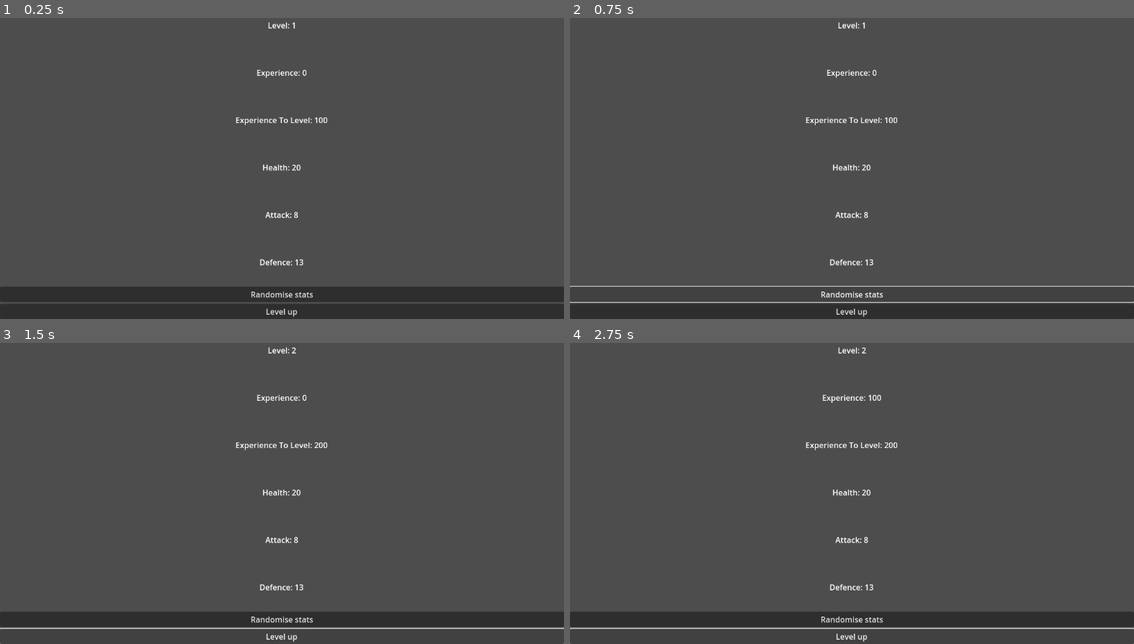
Above: before the commit, frames 1-4 (two rows, left to right).
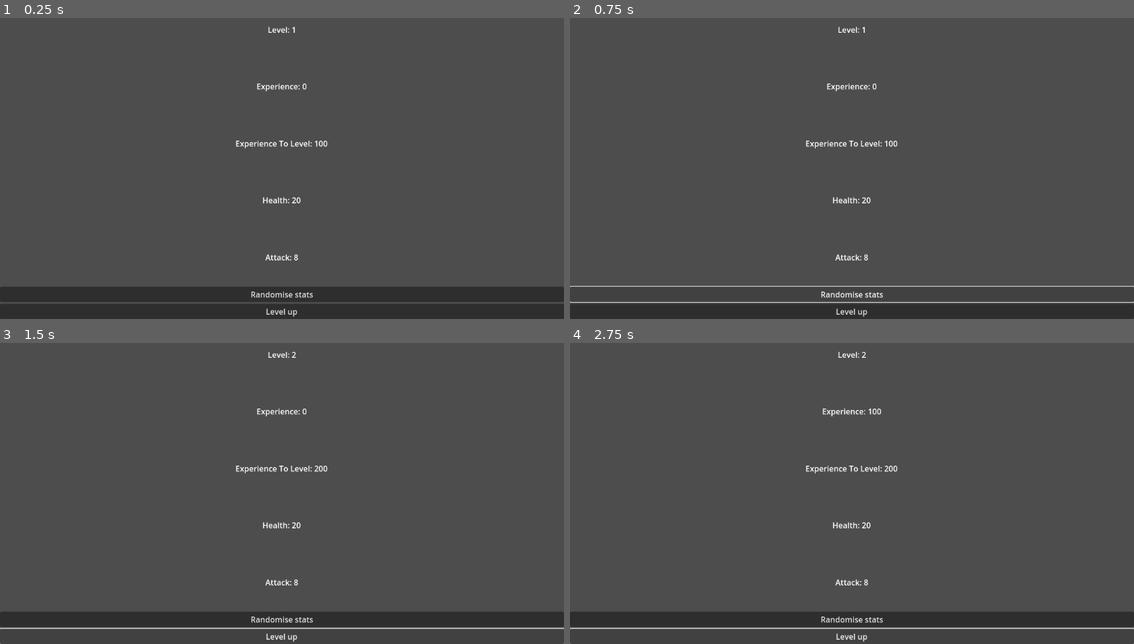
Above: after the commit, the same moments.

Repository: 69ShadesOfPeanut/secret-santa-2024
Game: Godot game, scene res://Scenes/Test/MonsterStatsTest.tscn
Same seed, same stepped clock (60 frames per second), same inputs: the game is played once before the commit and once after it. This scene is started directly instead of the project's main scene.
Inputs:
- Up to frame 1 (0.25 s): no input
- Up to frame 2 (0.75 s): click "Randomise stats" at 0.5 s
- Up to frame 3 (1.5 s): click "Level up" at 1.25 s
- Up to frame 4 (2.75 s): tap Enter at 2 s; hold D (Right) from 2.03 s (still down)

The runs differ from the first frame. In frame 1, 1.0% of the frame differs, in the area x 41-59%, y 1-83%; in frame 2, 1.0%; in frame 3, 1.0%; in frame 4, 1.0%.

Commit message:
Basic battle test
Test scene for battling. Battle system in basic state and functioning.
UI for battles working too

Diff:
--- a/Resources/MonsterStats/DefaultMonster.tres
+++ /dev/null
@@ -1,17 +0,0 @@
-[gd_resource type="Resource" script_class="MonsterStats" load_steps=2 format=3 uid="uid://n1e5sheqg8qt"]
-
-[ext_resource type="Script" path="res://Scripts/MonsterStats.gd" id="1_jkf2b"]
-
-[resource]
-script = ExtResource("1_jkf2b")
-MonsterType = "fire"
-Health = 20
-Attack = 8
-Defence = 13
-RandomiseStats = false
-MinHealth = 0
-MaxHealth = 0
-MinAttack = 0
-MaxAttack = 0
-MinDefence = 0
-MaxDefence = 0
--- /dev/null
+++ b/Scenes/Battle GUI.tscn
@@ -0,0 +1,67 @@
+[gd_scene load_steps=2 format=3 uid="uid://5wvdcrba6idj"]
+
+[ext_resource type="Script" path="res://Scripts/BattleHandler.gd" id="1_m2ge5"]
+
+[node name="BattleGui" type="Control"]
+layout_mode = 3
+anchors_preset = 15
+anchor_right = 1.0
+anchor_bottom = 1.0
+grow_horizontal = 2
+grow_vertical = 2
+script = ExtResource("1_m2ge5")
+
+[node name="MarginContainer" type="MarginContainer" parent="."]
+layout_mode = 1
+anchors_preset = 15
+anchor_right = 1.0
+anchor_bottom = 1.0
+grow_horizontal = 2
+grow_vertical = 2
+theme_override_constants/margin_left = 5
+theme_override_constants/margin_top = 5
+theme_override_constants/margin_right = 5
+theme_override_constants/margin_bottom = 5
+
+[node name="Info" type="HBoxContainer" parent="MarginContainer"]
+layout_mode = 2
+size_flags_vertical = 0
+
+[node name="YourHealth" type="Label" parent="MarginContainer/Info"]
+unique_name_in_owner = true
+layout_mode = 2
+size_flags_horizontal = 2
+size_flags_vertical = 0
+text = "Your monster health:"
+
+[node name="EnemyHealth" type="Label" parent="MarginContainer/Info"]
+unique_name_in_owner = true
+layout_mode = 2
+size_flags_horizontal = 10
+size_flags_vertical = 0
+text = "Enemy monster health:"
+
+[node name="Actions" type="HBoxContainer" parent="MarginContainer"]
+unique_name_in_owner = true
+custom_minimum_size = Vector2(0, 50)
+layout_mode = 2
+size_flags_vertical = 8
+
+[node name="Attack" type="Button" parent="MarginContainer/Actions"]
+layout_mode = 2
+size_flags_horizontal = 3
+text = "Attack"
+
+[node name="Type attack" type="Button" parent="MarginContainer/Actions"]
+layout_mode = 2
+size_flags_horizontal = 3
+text = "Type attack"
+
+[node name="Defend" type="Button" parent="MarginContainer/Actions"]
+layout_mode = 2
+size_flags_horizontal = 3
+text = "Defend"
+
+[connection signal="pressed" from="MarginContainer/Actions/Attack" to="." method="PlayerTurn" binds= ["Attack"]]
+[connection signal="pressed" from="MarginContainer/Actions/Type attack" to="." method="PlayerTurn" binds= ["Type attack"]]
+[connection signal="pressed" from="MarginContainer/Actions/Defend" to="." method="PlayerTurn" binds= ["Defend"]]
--- a/Scenes/Test/MonsterStatsTest.tscn
+++ b/Scenes/Test/MonsterStatsTest.tscn
@@ -8,14 +8,11 @@
 MonsterType = "grass"
 Health = 20
 Attack = 8
-Defence = 13
 RandomiseStats = false
 MinHealth = 5
 MaxHealth = 23
 MinAttack = 3
 MaxAttack = 15
-MinDefence = 5
-MaxDefence = 20
 
 [node name="MonsterStatsTest" type="Control"]
 layout_mode = 3
@@ -65,12 +62,6 @@
 text = "Place holder text"
 horizontal_alignment = 1
 
-[node name="Defence" type="Label" parent="VBoxContainer"]
-layout_mode = 2
-size_flags_vertical = 6
-text = "Place holder text"
-horizontal_alignment = 1
-
 [node name="Button" type="Button" parent="VBoxContainer"]
 layout_mode = 2
 text = "Randomise stats"
--- /dev/null
+++ b/Scenes/Test/TestMonsterBattle.tscn
@@ -0,0 +1,16 @@
+[gd_scene load_steps=3 format=3 uid="uid://l2wc5jo4j70k"]
+
+[ext_resource type="PackedScene" uid="uid://5wvdcrba6idj" path="res://Scenes/Battle GUI.tscn" id="1_7pm2e"]
+[ext_resource type="Script" path="res://Scripts/Test/TestMonsterBattle.gd" id="1_vgr4i"]
+
+[node name="TestMonsterBattle" type="Control"]
+layout_mode = 3
+anchors_preset = 15
+anchor_right = 1.0
+anchor_bottom = 1.0
+grow_horizontal = 2
+grow_vertical = 2
+script = ExtResource("1_vgr4i")
+
+[node name="BattleGui" parent="." instance=ExtResource("1_7pm2e")]
+layout_mode = 1
--- /dev/null
+++ b/Scripts/BattleHandler.gd
@@ -0,0 +1,154 @@
+# Script for handling battles
+extends Control
+
+# Vars
+var PlayerMonster : MonsterStats
+var EnemyMonster : MonsterStats
+var ActivePlayerTurn : bool = true
+var GameOver : bool = false
+var TypeWeakness : Dictionary = {
+	"fire": "water",
+	"water": "grass",
+	"grass": "fire"
+}
+var TurnNumber : int = 0
+# Nodes
+@onready var YourHealth : Label = get_node("%YourHealth")
+@onready var EnemyHealth : Label = get_node("%EnemyHealth")
+
+
+## Function that prepares scene for battle
+func SceneSetup(PMonster : MonsterStats, EMonster : MonsterStats):
+	PlayerMonster = PMonster
+	EnemyMonster = EMonster
+
+	await UpdateStats()
+
+## Function that updates stats on screen
+func UpdateStats():
+	YourHealth.text = "Your monster health: " + str(PlayerMonster.Health)
+	EnemyHealth.text = "Enemy monster health: " + str(EnemyMonster.Health)
+
+	# Check health for win condition
+	if PlayerMonster.Health <= 0:
+		print_rich("[b]ENEMY WINS![/b]")
+		PlayerMonster.Health = 0
+		YourHealth.text = "Your monster health: " + str(PlayerMonster.Health)
+		GameOver = true
+	if EnemyMonster.Health <= 0:
+		print_rich("[b]Player WINS![/b]")
+		EnemyMonster.Health = 0
+		EnemyHealth.text = "Enemy monster health: " + str(EnemyMonster.Health)
+		GameOver = true
+
+
+
+
+## Function to handle player turn
+func PlayerTurn(Action : String):
+	# Check if game is over
+	if GameOver == true:
+		DisableButtons()
+		return
+
+	TurnNumber += 1
+	print_rich("[b]PLAYER TURN #" + str(TurnNumber) + "[/b]")
+	print("Player does: " + Action)
+
+	# Run function based off of what butotn player presses
+	match Action:
+		"Attack":
+			Attack(PlayerMonster, EnemyMonster)
+		"Type attack":
+			TypeAttack(PlayerMonster, EnemyMonster)
+		"Defend":
+			Defend(PlayerMonster, EnemyMonster)
+
+	# Check if enemy is defended
+	# If enemy is defended, disable defence
+	if EnemyMonster.Defended == true:
+		EnemyMonster.Defended = false
+		print("Enemy monster defence now disabled")
+
+	# Make it the enemy turn
+	EnemyTurn()
+
+## Function for handling the enemy turn
+## for now it just selects a random option
+func EnemyTurn():
+	# Check if game is over
+	if GameOver == true:
+		DisableButtons()
+		return
+
+	DisableButtons()
+	print_rich("[b]ENEMY TURN #" + str(TurnNumber) + "[/b]")
+
+	# Wait before making turn (so it doesn't instantly pass)
+	await get_tree().create_timer(2.5).timeout
+
+	# Pick a random option
+	randomize()
+	var RandomOption = randi_range(1, 3)
+	match RandomOption:
+		1:
+			Attack(EnemyMonster, PlayerMonster)
+		2:
+			TypeAttack(EnemyMonster, PlayerMonster)
+		3:
+			Defend(EnemyMonster, PlayerMonster)
+
+	# Check if player is defended
+	# If player is defended, disable defence
+	if PlayerMonster.Defended == true:
+		PlayerMonster.Defended = false
+		print("Player monster defence now disabled")
+
+	DisableButtons()
+
+## Disable or enable buttons depending on turn
+func DisableButtons():
+	for B : Button in get_node("%Actions").get_children():
+		B.disabled =! B.disabled
+
+
+## Function to attacking
+func Attack(AttackingMonster : MonsterStats, DefendingMonster : MonsterStats) -> void:
+	print("Attack action")
+	# Checks if the defending enemy defended
+	if DefendingMonster.Defended == true:
+		DefendingMonster.Health -= (AttackingMonster.Attack / 1.5)
+		DefendingMonster.Defended = false
+	else:
+		DefendingMonster.Health -= AttackingMonster.Attack
+
+	print("Defending monster health is now: " + str(DefendingMonster.Health))
+	UpdateStats()
+
+## Function to type attacking
+func TypeAttack(AttackingMonster : MonsterStats, DefendingMonster : MonsterStats) -> void:
+	print("Type attack action")
+	print("Defending monster is weak to: " + TypeWeakness[DefendingMonster.MonsterType])
+	# Check if defending monster is weak to attacking
+	# if weak, do 1.5 damage. if not weak, do regular damage
+	# Also check if defending monster is defended
+	if AttackingMonster.MonsterType == TypeWeakness[DefendingMonster.MonsterType]:
+		print("Type attack success!")
+		if DefendingMonster.Defended == true:
+			print("Defending monster is defended!\nDoing regular damage")
+			Attack(AttackingMonster, DefendingMonster)
+			return
+		DefendingMonster.Health -= (AttackingMonster.Attack * 1.5)
+	else:
+		print("Type attack fail!\nResorting to regular attack")
+		Attack(AttackingMonster, DefendingMonster)
+		return
+
+	print("Defending monster health is now: " + str(DefendingMonster.Health))
+	UpdateStats()
+
+## Function to defend
+func Defend(AttackingMonster : MonsterStats, DefendingMonster : MonsterStats):
+	print("Defend action")
+	AttackingMonster.Defended = true
+	print("Defending monster defense state: " + str(AttackingMonster.Defended))
--- a/Scripts/MonsterStats.gd
+++ b/Scripts/MonsterStats.gd
@@ -3,6 +3,9 @@
 extends Resource
 class_name MonsterStats
 
+# Extras
+# If the pokemon will be defended next time its attacked
+var Defended = false
 
 # Base stats
 @export_group("Base stats")
@@ -14,11 +17,11 @@
 var ExperienceLevelUp : int = 100
 
 # Monster type
-@export_enum("fire", "water", "grass") var MonsterType : String
+@export_enum("fire", "water", "grass") var MonsterType : String = "fire"
 
-@export var Health : int
-@export var Attack : int
-@export var Defence : int
+# Stats
+@export var Health : int = 20
+@export var Attack : int = 8
 
 # Stats for if randomise stats is on
 @export_group("RandomStats")
@@ -30,9 +33,6 @@
 @export_subgroup("Attack Range")
 @export_range(1, 20) var MinAttack : int
 @export_range(1, 20) var MaxAttack : int
-@export_subgroup("Defence Range")
-@export_range(1, 20) var MinDefence : int
-@export_range(1, 20) var MaxDefence : int
 
 
 # Randomise stats if randomise stat is turned on
@@ -41,7 +41,6 @@
 
 	Health = randi_range(MinHealth, MaxHealth)
 	Attack = randi_range(MinAttack, MaxAttack)
-	Defence = randi_range(MinDefence, MaxDefence)
 
 # Function that adds experience
 func AddXP(XPGiven : int):
--- a/Scripts/Test/MonsterStatsTest.gd
+++ b/Scripts/Test/MonsterStatsTest.gd
@@ -20,7 +20,6 @@
 	get_node("ExperienceToLevel").text = "Experience To Level: " + str(Monster.ExperienceLevelUp)
 	get_node("Health").text = "Health: " + str(Monster.Health)
 	get_node("Attack").text = "Attack: " + str(Monster.Attack)
-	get_node("Defence").text = "Defence: " + str(Monster.Defence)
 
 # Func to level up the test monster
 func LevelUpTest() -> void:
--- /dev/null
+++ b/Scripts/Test/TestMonsterBattle.gd
@@ -0,0 +1,42 @@
+# Script for testing monster battles
+extends Control
+
+# Vars
+# Exports
+@export_group("Test battle monster stats")
+@export_subgroup("Type")
+@export_enum("fire", "water", "grass") var PlayerType : String = "fire"
+@export_enum("fire", "water", "grass") var EnemyType : String = "grass"
+@export_subgroup("Health")
+@export var PlayerHealth : int = 20
+@export var EnemyHealth : int = 20
+@export_subgroup("Attack")
+@export var PlayerAttack : int = 8
+@export var EnemyAttack : int = 8
+
+
+
+
+# Nodes
+@onready var BattleGUI : Control = get_node("BattleGui")
+
+# Monsters
+@onready var PlayerMonster : MonsterStats = MonsterStats.new()
+@onready var EnemyMonster : MonsterStats = MonsterStats.new()
+
+
+
+func _ready() -> void:
+	# Setup monster stats
+	# Monster type
+	PlayerMonster.MonsterType = PlayerType
+	EnemyMonster.MonsterType = EnemyType
+	# Health
+	PlayerMonster.Health = PlayerHealth
+	EnemyMonster.Health = EnemyHealth
+	# Attack
+	PlayerMonster.Attack = PlayerAttack
+	EnemyMonster.Attack = EnemyAttack
+
+	# Start battle
+	BattleGUI.SceneSetup(PlayerMonster, EnemyMonster)
